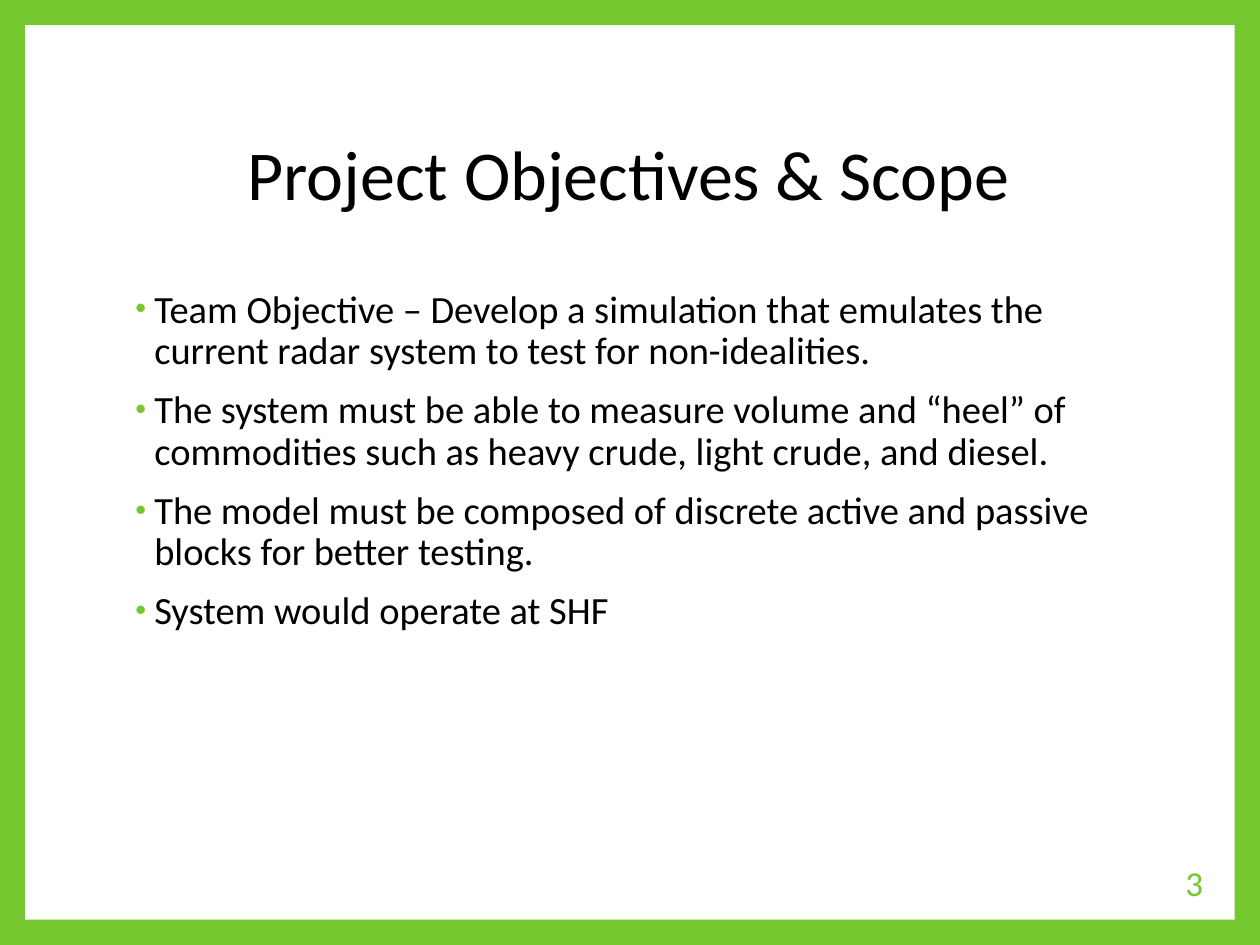
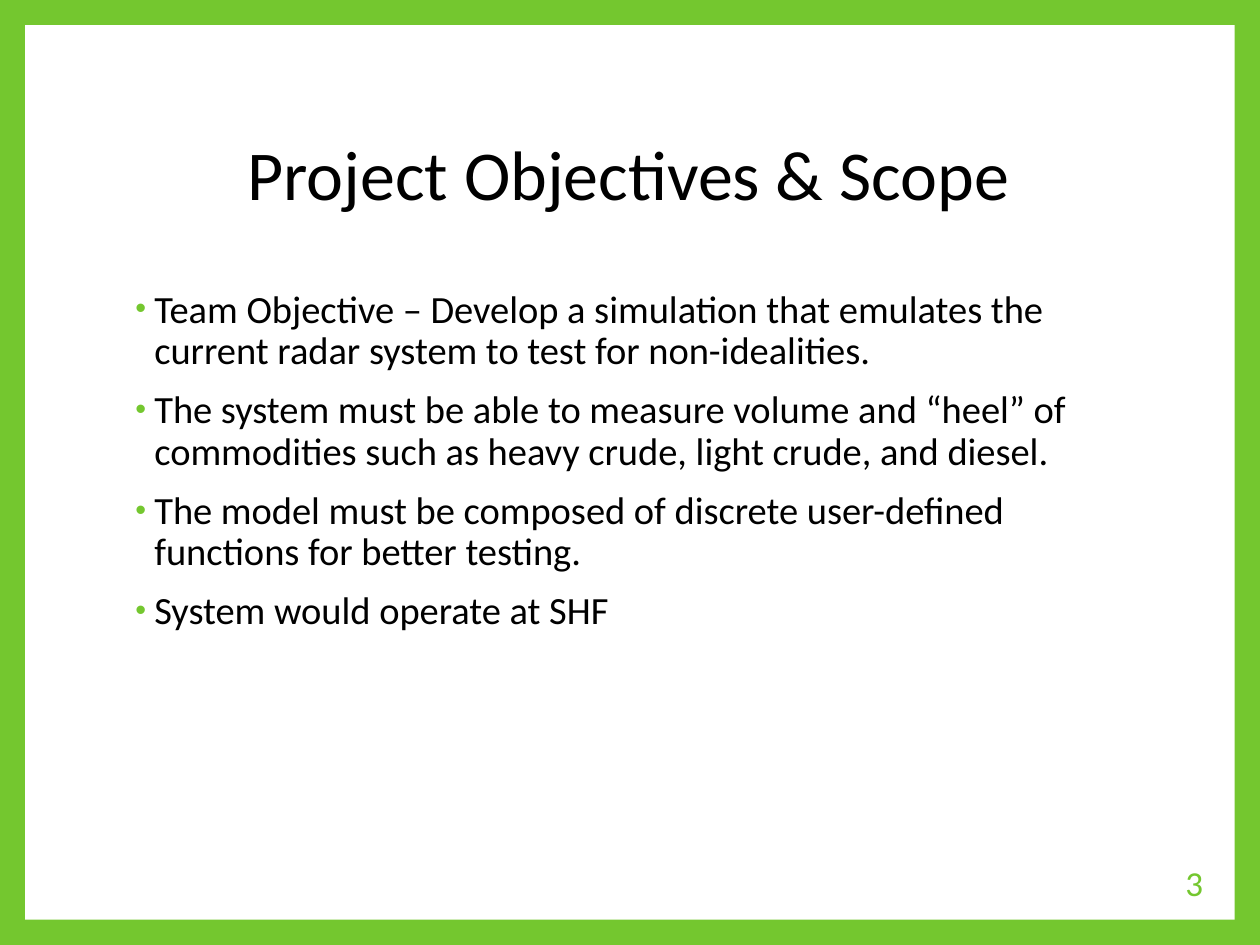
Before and after one commit to alexgonch0/matlab_project, a slide deck: slide 3 of Winter Term Progress PPT Combined.pptx. Drawn at 1260x945 pixels with LibreOffice and Linux fonts; fonts in the diff are those of the drawing. Boxes give left, top, right and bottom in pixels: in the first picture for what was removed or moved away, otherwise in the second. Text is boxed around its words. In the diff, an @@ line names an element or a change of style, - is before the commit and + after.

```diff
--- a/Winter Term Progress PPT Combined.pptx
+++ b/Winter Term Progress PPT Combined.pptx
@@ text at (154, 497, 1004, 572): text changed @@
-• The model must be composed of discrete active and passive blocks for better testing.
+• The model must be composed of discrete user-defined functions for better testing.
```
Also in this commit, not shown: 1 slide removed.
